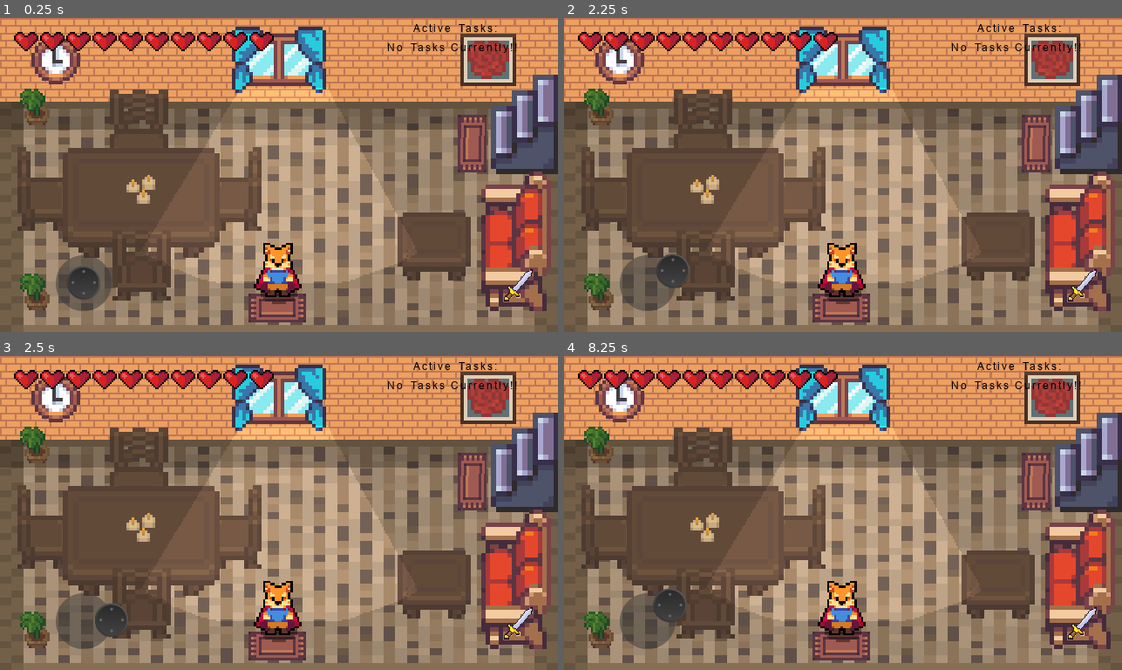
Above: before the commit, frames 1-4 (two rows, left to right).
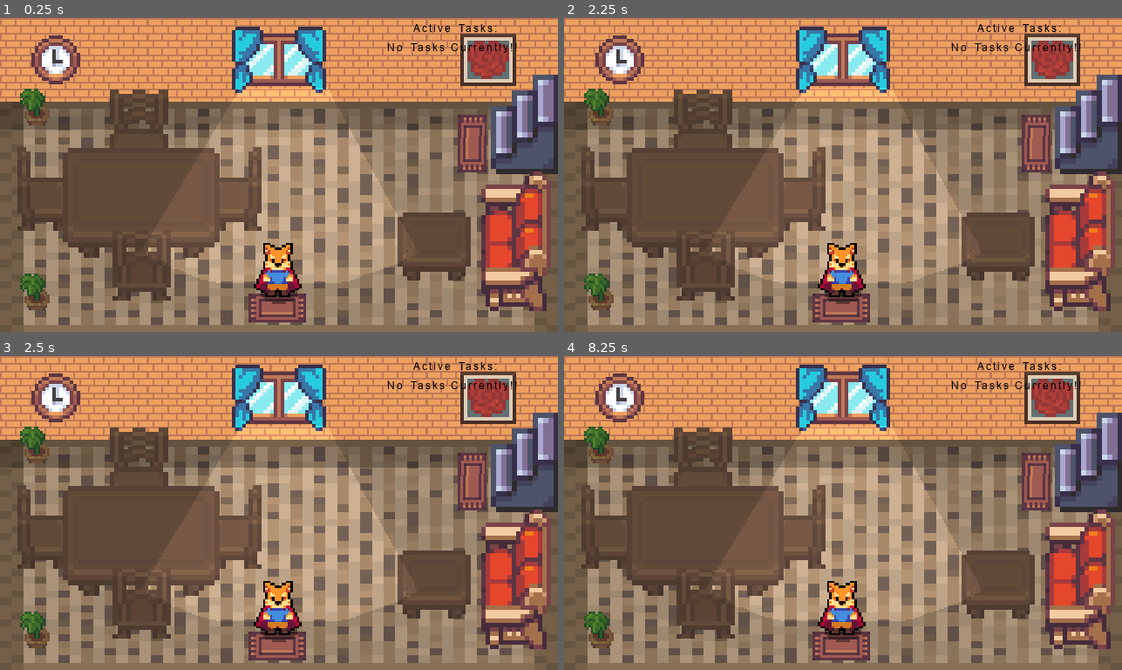
Above: after the commit, the same moments.

Repository: Jonak-Adipta-Kalita/JAK-Ultimate-Adventure-Game
Game: Godot game, scene res://Buildings/Interriors/PlayerHouseInterrior/GroundFloor.tscn
Two runs of this game, one before a commit and one after it. Both use one fixed random seed, a clock stepped at 60 frames per second and the inputs below. This scene is started directly instead of the project's main scene. Sound files missing from this copy of the repository are replaced by a short silence.
Inputs (mouse positions are in pixels of both pictures, inside the frame that each line leads up to):
- Up to frame 1 (0.25 s): no input
- Up to frame 2 (2.25 s): click (1082, 284) at 0.52 s; tap Enter at 1.25 s; move the mouse to (965, 159) at 1.27 s; hold Right (ui_right) 1.28-2 s; tap J (attack) at 1.35 s; click (965, 159) at 1.42 s; tap Space (ui_select) at 1.52, 2 s; drag from (731, 190) to (876, 278) at 2.02 s
- Up to frame 3 (2.5 s): no input
- Up to frame 4 (8.25 s): move the mouse to (898, 443) at 2.77 s; hold Right (ui_right) 2.78-3.5 s; tap J (attack) every 1.5 s from 2.85 to 7.35 s; tap Enter at 3.5, 5 s; drag from (815, 575) to (843, 663) at 3.52 s; tap Space (ui_select) at 4.25, 4.52, 5.75, 7.52 s; move the mouse to (1010, 560) at 4.27 s; hold Left (ui_left) 4.28-5 s; drag from (675, 465) to (1049, 481) at 5.02 s; move the mouse to (870, 513) at 5.77 s; hold Down (ui_down) 5.78-6.5 s; click (870, 513) at 5.92 s; drag from (759, 434) to (843, 663) at 6.52 s; move the mouse to (965, 497) at 7.27 s; hold Up (ui_up) 7.28-8 s; drag from (731, 528) to (815, 575) at 8.02 s

The runs differ from the first frame. In frame 1, 3.4% of the frame differs, in the area x 2-96%, y 4-94%; in frame 2, 3.5%; in frame 3, 3.5%; in frame 4, 3.5%.

Commit message:
nice now its appearing in the building interrior

Diff:
--- a/Buildings/Interriors/BuildingInterrior.gd
+++ b/Buildings/Interriors/BuildingInterrior.gd
@@ -19,9 +19,6 @@
 	DataManager.inside_house = true
 	DataManager.is_changing_floor = false
 	DataManager.is_updating_ext_g_pos = false
-
-	player.set_ui_visible(true)
-	player.showed_ui = true
 
 	while not "buildingexterior_global_pos" in Array(current_data["player"].keys()):
 		yield(get_tree().create_timer(0.1), "timeout")
--- a/Buildings/Interriors/PlayerHouseInterrior/GroundFloor.tscn
+++ b/Buildings/Interriors/PlayerHouseInterrior/GroundFloor.tscn
@@ -28,10 +28,13 @@
 position = Vector2( 271, 72 )
 rotation = 1.5708
 
-[node name="Window" parent="YSort" index="0" instance=ExtResource( 14 )]
+[node name="Player" parent="YSort" index="0"]
+position = Vector2( 160, 154.875 )
+
+[node name="Window" parent="YSort" index="1" instance=ExtResource( 14 )]
 position = Vector2( 160, 24 )
 
-[node name="BigTable" parent="YSort" index="1" instance=ExtResource( 4 )]
+[node name="BigTable" parent="YSort" index="2" instance=ExtResource( 4 )]
 position = Vector2( 81, 106 )
 
 [node name="Chairs" type="YSort" parent="YSort" index="3"]
@@ -60,6 +63,7 @@
 position = Vector2( 0.2, 2.5 )
 
 [node name="Candles" parent="YSort" index="4" instance=ExtResource( 12 )]
+visible = false
 position = Vector2( 81, 98 )
 z_index = 1
 
@@ -87,9 +91,6 @@
 [node name="FlowerPot" parent="YSort/SmallTable2" index="2" instance=ExtResource( 8 )]
 position = Vector2( -176.154, 20 )
 
-[node name="Player" parent="YSort" index="11"]
-position = Vector2( 160, 154.875 )
-
 [connection signal="go_up" from="YSort/StairUp" to="." method="_on_StairUp_go_up"]
 
 [editable path="YSort/Chairs/ChairX2"]
--- a/Player/Player.gd
+++ b/Player/Player.gd
@@ -24,11 +24,9 @@
 onready var swordHitbox = $HitBoxPivot/SwordHitBox
 onready var hurtbox = $HurtBox
 onready var ui_ = $UI
-
 onready var killButtonTimer = $UI/MobileControls/KillButton/KillButtonTimer
 
 func _ready():
-	set_ui_visible(false)
 	var _player_stats_connect = stats.connect("no_health", self, "queue_free")
 
 	while (not DataManager.updated_data) and (not DataManager.exists_data("player")):
@@ -54,6 +52,12 @@
 			roll_state(delta)
 		ATTACK:
 			attack_state(delta)
+
+	if DataManager.get_data()["player"]["location"] == "overworld":
+		set_ui_visible(false)
+		return
+
+	set_ui_visible(true)
 
 func move_state(delta):
 	if not DataManager.updated_data:
